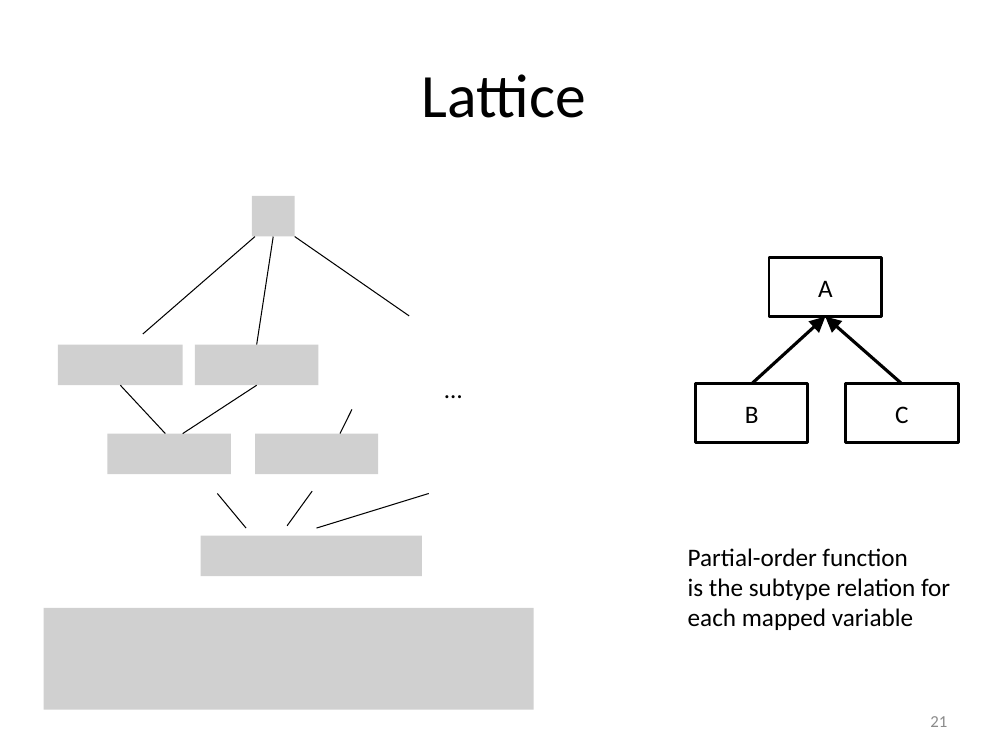
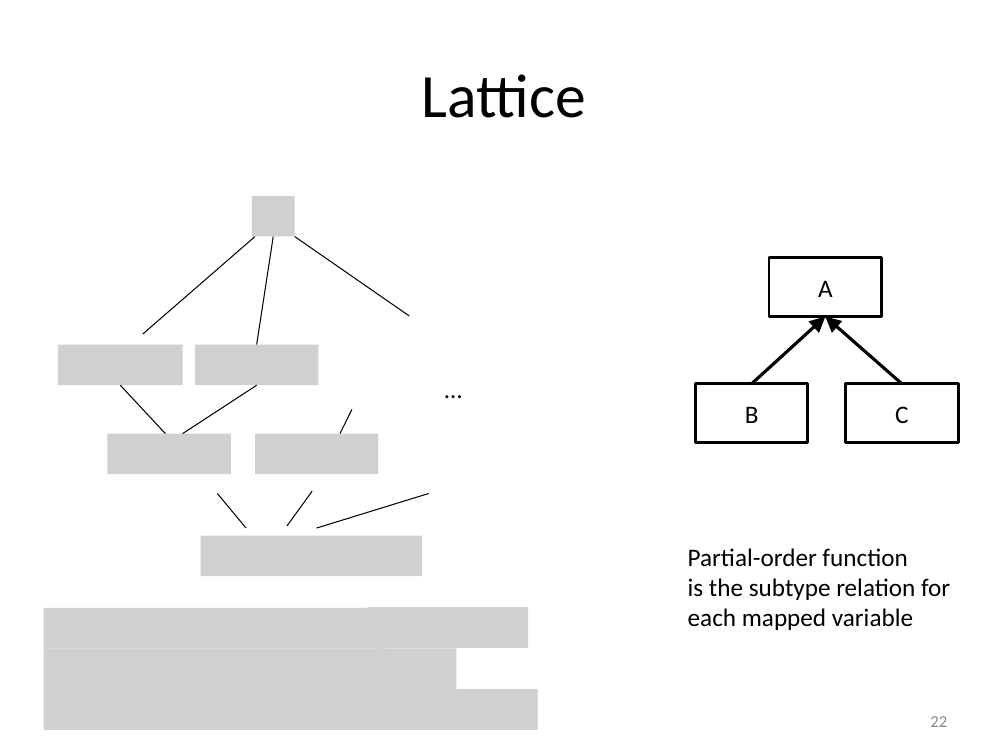
Before and after one commit to stg-tud/apsa, a slide deck: slide 22 of 2016/lecture/APSA-09-CFLRP-IDE.pptx (slide 21 before the commit). Drawn at 1008x756 pixels with LibreOffice and Linux fonts; fonts in the diff are those of the drawing; grey boxes stand for pictures. Boxes give left, top, right and bottom in pixels: in the first picture for what was removed or moved away, otherwise in the second. Text is boxed around its words. In the diff, an @@ line names an element or a change of style, - is before the commit and + after.

```diff
--- a/2016/lecture/APSA-09-CFLRP-IDE.pptx
+++ b/2016/lecture/APSA-09-CFLRP-IDE.pptx
@@ picture: place and size @@
-picture at (43,608,533,710)
+picture at (43,608,386,648)
@@ picture added at (367,607,527,647) @@
@@ picture added at (378,648,457,688) @@
@@ picture added at (43,689,393,730) @@
@@ picture added at (378,689,537,730) @@
@@ page number at (930,716,947,727): text changed @@
-21
+22
```
Also in this commit, not shown: 6 other slides changed, 3 slides added, 1 other file.
